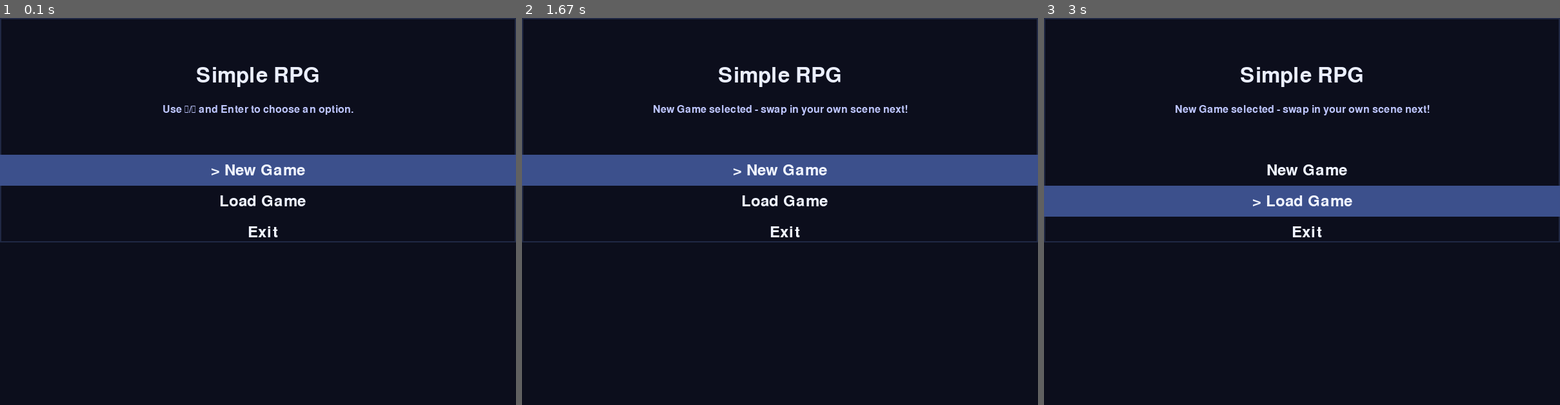
Above: before the commit, frames 1-3 (left to right).
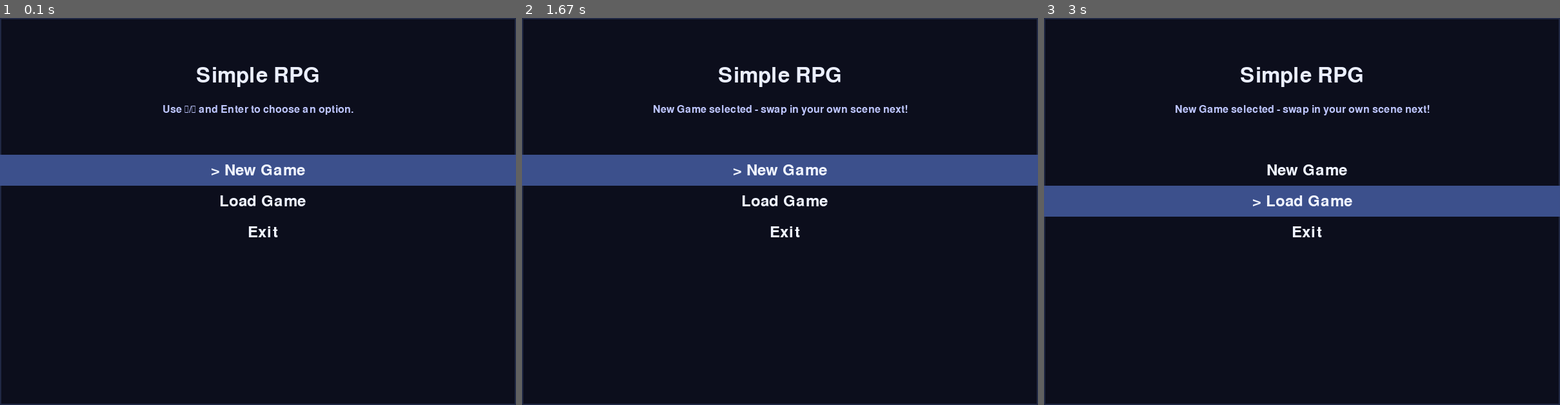
Above: after the commit, the same moments.

Repository: akiortagem/simple-rpg
Game: pygame game, started from example/intro_ui/main.py
The game is run twice, just before and just after one commit, with the same random seed, the same clock (stepped at 60 frames per second) and the same inputs.
Inputs:
- Up to frame 1 (0.1 s): no input
- Up to frame 2 (1.67 s): tap Enter at 0.33 s
- Up to frame 3 (3 s): hold Down from 2.73 s (still down)

The runs differ from the first frame. In frame 1, 0.9% of the frame differs, in the area x 0-100%, y 57-100%; in frame 2, 0.9%; in frame 3, 0.9%.

Commit message:
fix: preserve container bounds defaults

Diff:
--- a/src/ui/container.py
+++ b/src/ui/container.py
@@ -24,9 +24,8 @@
 
     def measure(self, bounds: Size) -> Size:
         """Return the preferred size for the container within bounds."""
-        content_size = self.content.measure(bounds) if self.content else bounds
-        width = self.width if self.width is not None else content_size.width
-        height = self.height if self.height is not None else content_size.height
+        width = self.width if self.width is not None else bounds.width
+        height = self.height if self.height is not None else bounds.height
         return Size(min(width, bounds.width), min(height, bounds.height))
 
     def layout(self, bounds: Rect) -> LayoutNode:
--- a/tests/test_ui_layout.py
+++ b/tests/test_ui_layout.py
@@ -43,6 +43,13 @@
     assert container.measure(Size(20, 20)) == Size(12, 8)
 
 
+def test_container_measure_defaults_to_bounds():
+    child = FixedElement(Size(4, 2))
+    container = Container(content=child)
+
+    assert container.measure(Size(20, 15)) == Size(20, 15)
+
+
 def test_center_layout_uses_container_measure():
     container = Container(width=10, height=6)
     center = Center(container)
